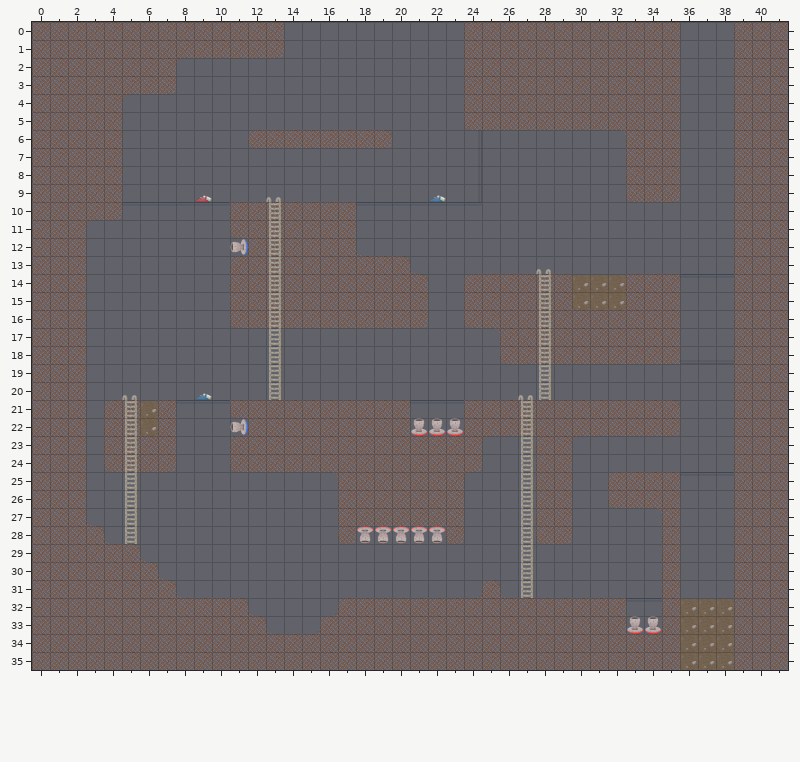
An edit to a level. Tiled map, trickleLibrary/OG2D/data/tileset/stage2.tmx. Above is the file before it was changed.
Cells are 256x256 px. Shown: x 0..41, y 0..35.
After:
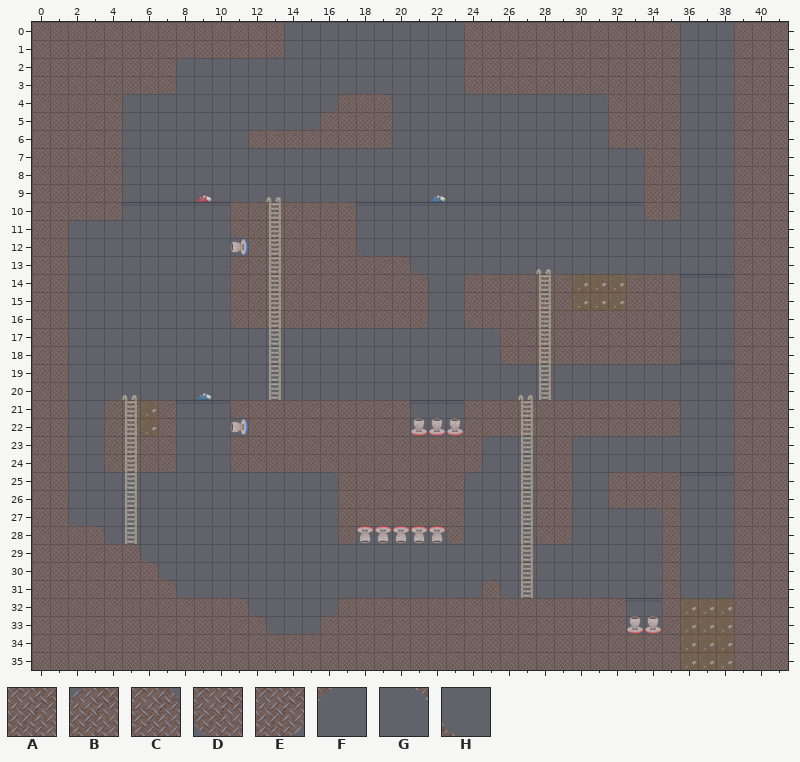
Key: from "trickle": A 1, B 2, C 3, D 4, E 5, F 10, G 11, H 12.
_ is an empty cell, . an unchanged one.
What changed:
--- layer "タイル・レイヤー1"
@@ x 2..35 @@
- 3 ......................A...........
- 4 ...............___....AAAAAAAA....
- 5 ..............____....DAAAAAAA....
- 6 ..............................G...
- 7 ...............................A..
- 8 ...............................A..
- 9 ...............................D..
-10 ................................__
-11 A.................................
-12 A.................................
-13 A.................................
-14 A.................................
-15 A.................................
-16 A.................................
-17 A.................................
-18 A.................................
-19 A.................................
-20 A.................................
-21 A.................................
-22 A.................................
-23 A.................................
-24 A.................................
-25 A.................................
-26 A.................................
-27 AH................................
+ 3 ......................D...........
+ 4 ...............BAC...._______G....
+ 5 ..............BAAA....________....
+ 6 ..............................D...
+ 7 ...............................G..
+ 8 ..............................._..
+ 9 ..............................._..
+10 ................................DE
+11 F.................................
+12 _.................................
+13 _.................................
+14 _.................................
+15 _.................................
+16 _.................................
+17 _.................................
+18 _.................................
+19 _.................................
+20 _.................................
+21 _.................................
+22 _.................................
+23 _.................................
+24 _.................................
+25 _.................................
+26 _.................................
+27 H_................................
